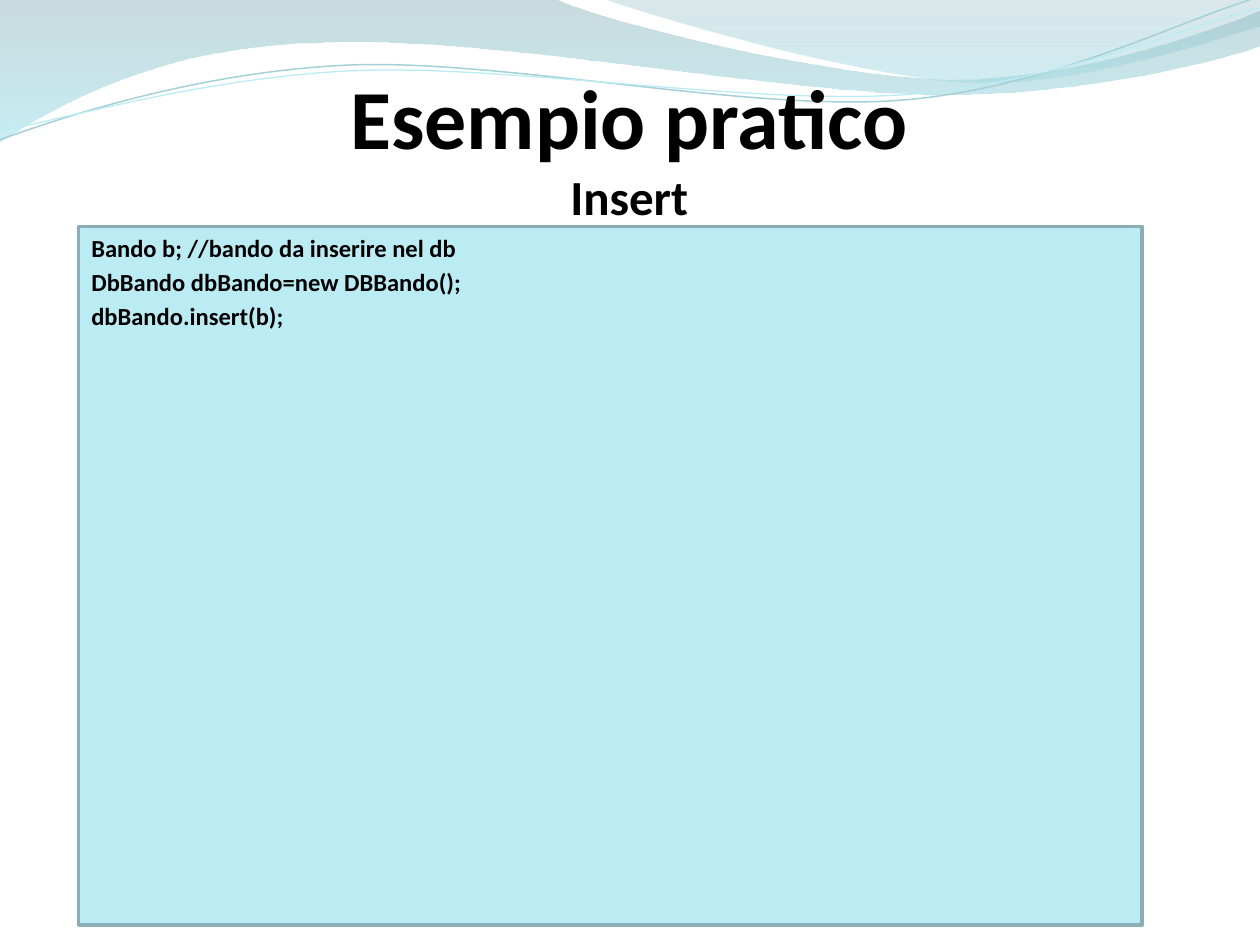
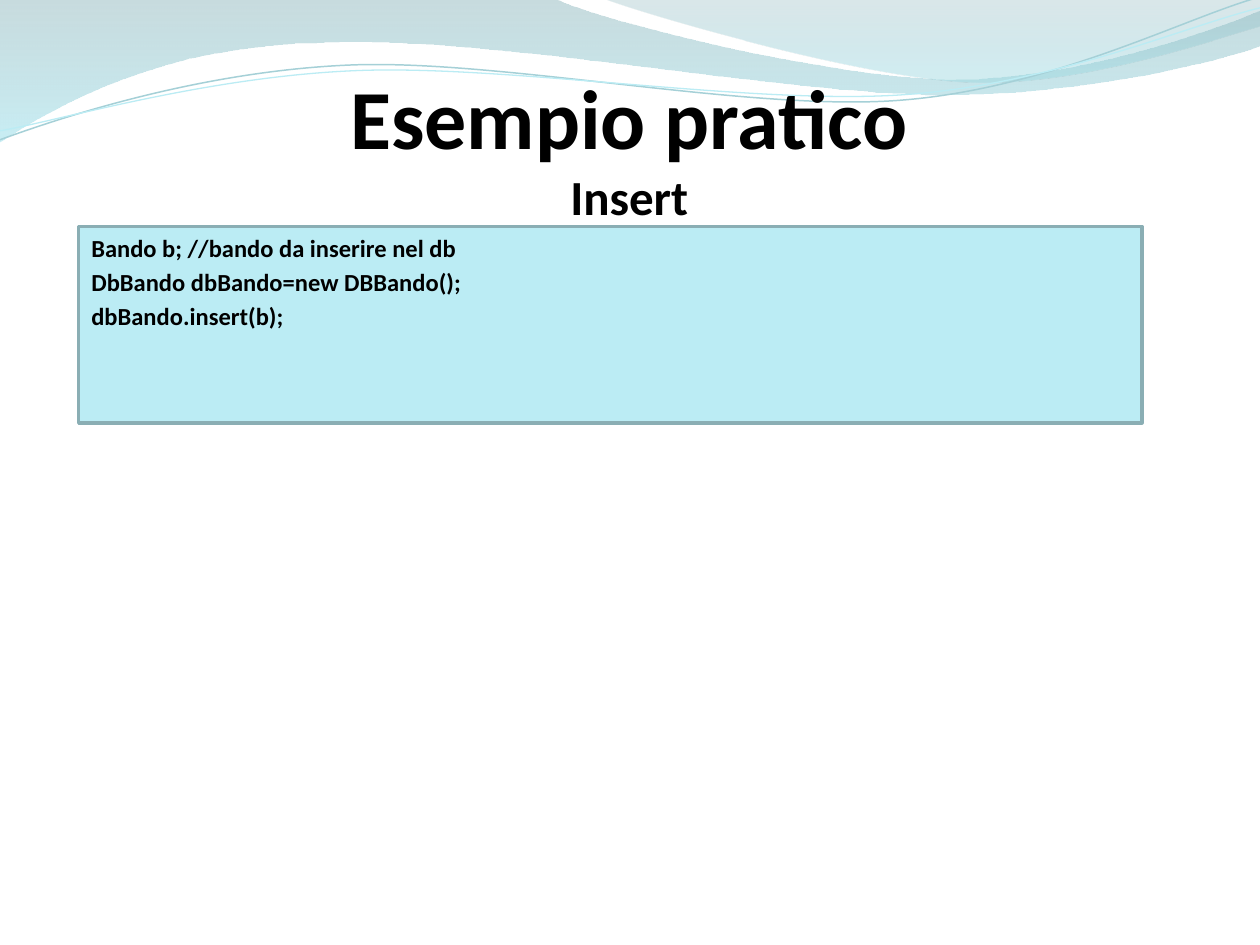
Before and after one commit to ammirate/at-silo, a slide deck: slide 5 of Presentazione/Atsilo1/Scafuro/[BOZZA] Presentazione framework.pptx. Drawn at 1260x945 pixels with LibreOffice and Linux fonts; fonts in the diff are those of the drawing. Boxes give left, top, right and bottom in pixels: in the first picture for what was removed or moved away, otherwise in the second. Text is boxed around its words. In the diff, an @@ line names an element or a change of style, - is before the commit and + after.

```diff
--- a/Presentazione/Atsilo1/Scafuro/[BOZZA] Presentazione framework.pptx
+++ b/Presentazione/Atsilo1/Scafuro/[BOZZA] Presentazione framework.pptx
@@ rectangle "Bando b; //bando da inserire ...": place and size @@
-rectangle "Bando b; //bando da inserire ..." at (78,227,1142,926)
+rectangle "Bando b; //bando da inserire ..." at (78,227,1142,423)
```
Also in this commit, not shown: 5 other slides changed, 4 slides added, 1 slide removed.
